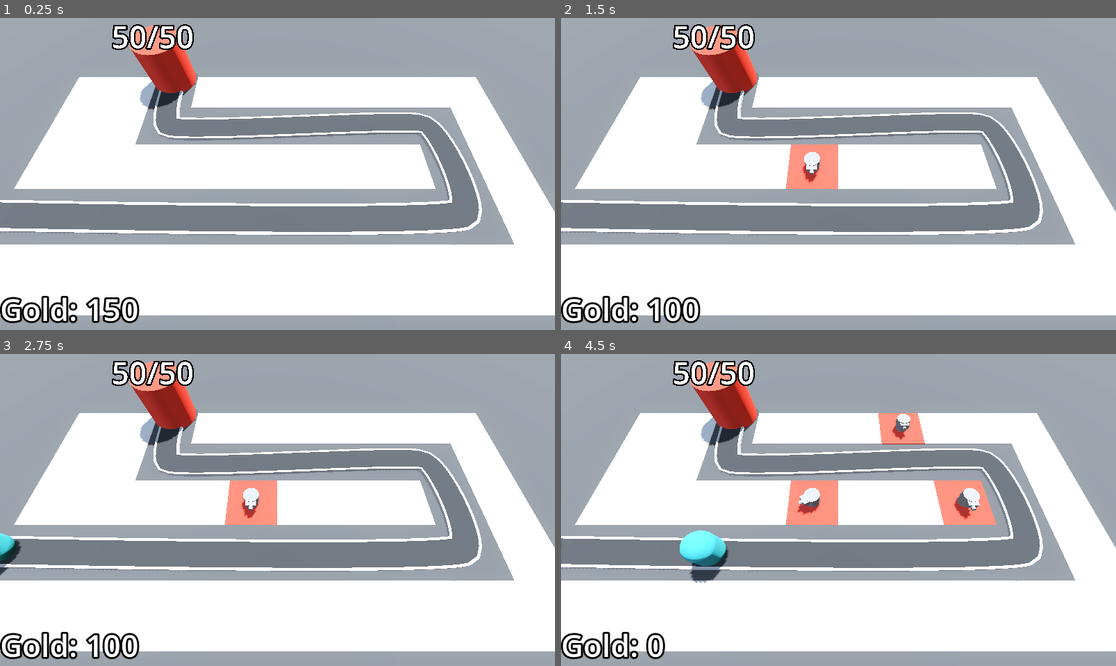
Above: before the commit, frames 1-4 (two rows, left to right).
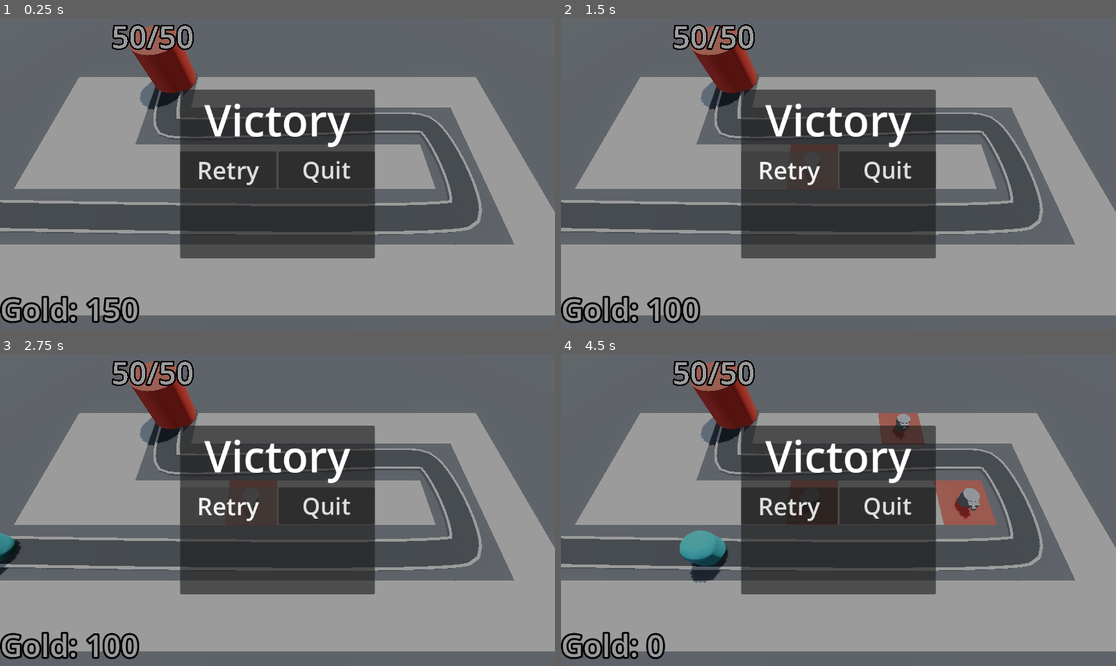
Above: after the commit, the same moments.

Repository: Z-Graham/Barbarian-Blaster
Game: Godot game, scene res://level/base_level.tscn
Two runs of this game, one before a commit and one after it. Both use one fixed random seed, a clock stepped at 60 frames per second and the inputs below.
Inputs (mouse positions are in pixels of both pictures, inside the frame that each line leads up to):
- Up to frame 1 (0.25 s): no input
- Up to frame 2 (1.5 s): click (788, 170) at 0.5 s, where only the run after the commit has a clickable "Retry"; click (788, 170) at 1.25 s, where only the run after the commit has a clickable "Retry"
- Up to frame 3 (2.75 s): click (227, 506) at 2 s, where only the run after the commit has a clickable "Retry"
- Up to frame 4 (4.5 s): move the mouse to (960, 494) at 2.77 s; click (960, 494) at 2.85 s; move the mouse to (727, 525) at 3.52 s; click (727, 525) at 3.6 s; move the mouse to (894, 441) at 4.27 s; click (894, 441) at 4.35 s

The runs differ from the first frame. In frame 1, 99% of the frame differs, in the area x 0-100%, y 0-100%; in frame 2, 99%; in frame 3, 98%; in frame 4, 99%.

Commit message:
victory layer

Diff:
--- /dev/null
+++ b/UI/victory_layer.gd
@@ -0,0 +1,11 @@
+extends CanvasLayer
+
+
+# Called when the node enters the scene tree for the first time.
+func _ready() -> void:
+	pass # Replace with function body.
+
+
+# Called every frame. 'delta' is the elapsed time since the previous frame.
+func _process(delta: float) -> void:
+	pass
--- /dev/null
+++ b/UI/victory_layer.tscn
@@ -0,0 +1,54 @@
+[gd_scene format=3 uid="uid://dkxoefpq1ci8r"]
+
+[ext_resource type="Script" uid="uid://buyw6q0jpdk8n" path="res://UI/victory_layer.gd" id="1_f6vph"]
+
+[sub_resource type="LabelSettings" id="LabelSettings_e1muw"]
+font_size = 90
+
+[node name="VictoryLayer" type="CanvasLayer" unique_id=1754688256]
+script = ExtResource("1_f6vph")
+
+[node name="ColorRect" type="ColorRect" parent="." unique_id=1992249906]
+anchors_preset = 15
+anchor_right = 1.0
+anchor_bottom = 1.0
+grow_horizontal = 2
+grow_vertical = 2
+color = Color(0, 0, 0, 0.39215687)
+
+[node name="CenterContainer" type="CenterContainer" parent="." unique_id=1919904282]
+anchors_preset = 15
+anchor_right = 1.0
+anchor_bottom = 1.0
+grow_horizontal = 2
+grow_vertical = 2
+
+[node name="PanelContainer" type="PanelContainer" parent="CenterContainer" unique_id=1089552886]
+layout_mode = 2
+
+[node name="VBoxContainer" type="VBoxContainer" parent="CenterContainer/PanelContainer" unique_id=927347128]
+custom_minimum_size = Vector2(0, 350)
+layout_mode = 2
+theme_override_constants/separation = 4
+
+[node name="Label" type="Label" parent="CenterContainer/PanelContainer/VBoxContainer" unique_id=738065496]
+layout_mode = 2
+text = "Victory"
+label_settings = SubResource("LabelSettings_e1muw")
+horizontal_alignment = 1
+
+[node name="HBoxContainer" type="HBoxContainer" parent="CenterContainer/PanelContainer/VBoxContainer" unique_id=438832429]
+layout_mode = 2
+alignment = 1
+
+[node name="Button" type="Button" parent="CenterContainer/PanelContainer/VBoxContainer/HBoxContainer" unique_id=684147961]
+custom_minimum_size = Vector2(200, 0)
+layout_mode = 2
+theme_override_font_sizes/font_size = 50
+text = "Retry"
+
+[node name="Button2" type="Button" parent="CenterContainer/PanelContainer/VBoxContainer/HBoxContainer" unique_id=2142868620]
+custom_minimum_size = Vector2(200, 0)
+layout_mode = 2
+theme_override_font_sizes/font_size = 48
+text = "Quit"
--- a/level/base_level.tscn
+++ b/level/base_level.tscn
@@ -9,6 +9,7 @@
 [ext_resource type="PackedScene" uid="uid://d01unib15e15u" path="res://Turret/turret.tscn" id="6_7aaov"]
 [ext_resource type="Script" uid="uid://cdnrb2lll2co0" path="res://Bank/bank.gd" id="8_e1muw"]
 [ext_resource type="PackedScene" uid="uid://mkj7f0lctt2k" path="res://DifficultyManager/difficulty_manager.tscn" id="9_e1muw"]
+[ext_resource type="PackedScene" uid="uid://dkxoefpq1ci8r" path="res://UI/victory_layer.tscn" id="10_5x333"]
 
 [sub_resource type="ProceduralSkyMaterial" id="ProceduralSkyMaterial_4sal3"]
 sky_horizon_color = Color(0.66224277, 0.6717428, 0.6867428, 1)
@@ -75,7 +76,7 @@
 [node name="EnemyPath" type="Path3D" parent="." unique_id=1832357805 node_paths=PackedStringArray("victory_layer", "difficulty_manager")]
 curve = SubResource("Curve3D_bo3yr")
 script = ExtResource("3_di6tl")
-victory_layer = NodePath("../VictoryLayer")
+victory_layer = NodePath("")
 enemy_scene = ExtResource("2_ep3f0")
 difficulty_manager = NodePath("../DifficultyManager")
 
@@ -139,17 +140,6 @@
 
 [node name="DifficultyManager" parent="." unique_id=1928832360 instance=ExtResource("9_e1muw")]
 
-[node name="VictoryLayer" type="CanvasLayer" parent="." unique_id=67301142]
-visible = false
-
-[node name="ColorRect" type="ColorRect" parent="VictoryLayer" unique_id=1262533904]
-anchors_preset = 15
-anchor_right = 1.0
-anchor_bottom = 1.0
-grow_horizontal = 2
-grow_vertical = 2
-color = Color(0, 0, 0, 0.39215687)
-
 [node name="Bank" type="MarginContainer" parent="." unique_id=458508120 groups=["bank"]]
 anchors_preset = 15
 anchor_right = 1.0
@@ -166,5 +156,7 @@
 text = "Gold: 150"
 label_settings = SubResource("LabelSettings_2elnx")
 
+[node name="VictoryLayer" parent="." unique_id=1754688256 instance=ExtResource("10_5x333")]
+
 [connection signal="timeout" from="EnemyPath/Timer" to="EnemyPath" method="_on_timer_timeout"]
 [connection signal="stop_spawning_enemies" from="DifficultyManager" to="EnemyPath" method="_on_difficulty_manager_stop_spawning_enemies"]
Not shown, added: UI/victory_layer.gd.uid
